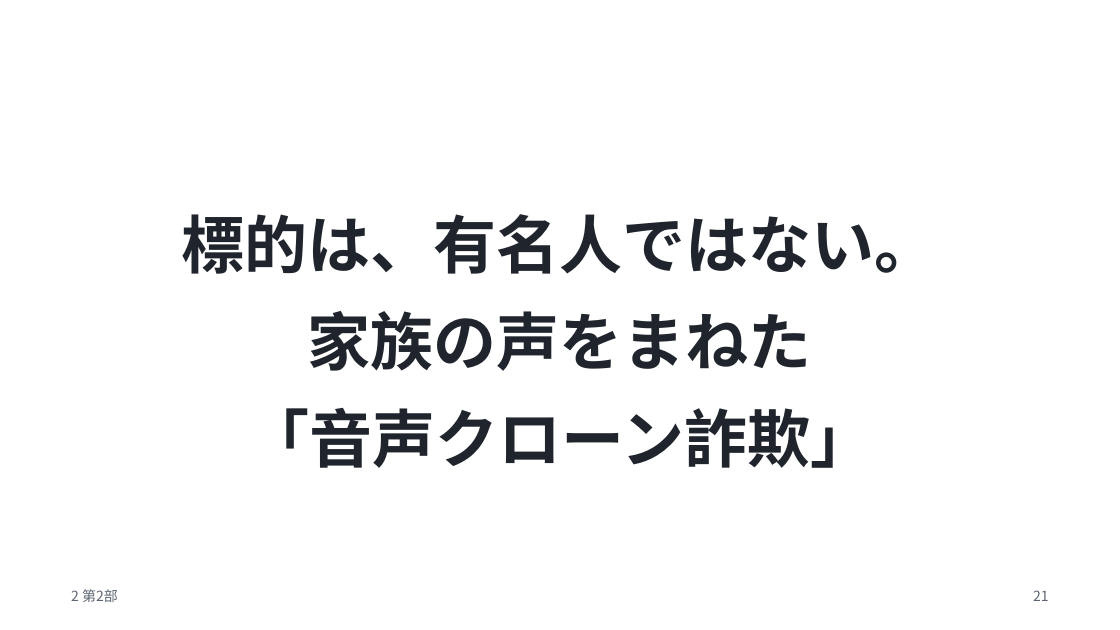
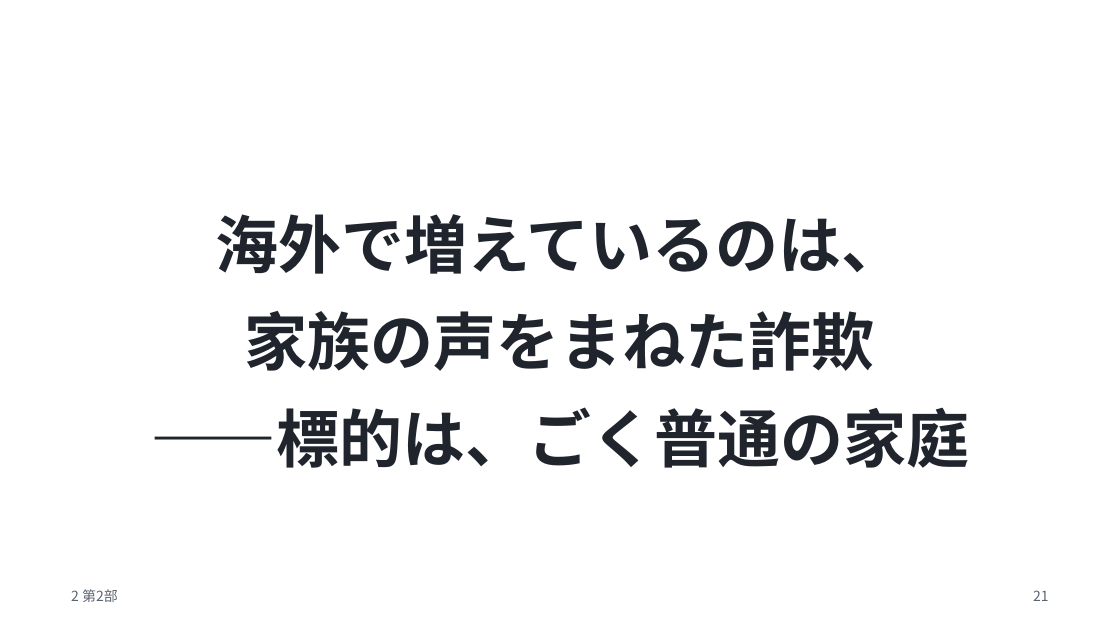
Before and after one commit to meitekku/deepfake-talk-v2, a slide deck: slide 21 of slides/deepfake-talk.pptx. Drawn at 1120x630 pixels with LibreOffice and Linux fonts; fonts in the diff are those of the drawing. Boxes give left, top, right and bottom in pixels: in the first picture for what was removed or moved away, otherwise in the second. Text is boxed around its words. In the diff, an @@ line names an element or a change of style, - is before the commit and + after.

Commit message:
音声クローン詐欺の大見出しを分かりやすい文に修正

```diff
--- a/slides/deepfake-talk.pptx
+++ b/slides/deepfake-talk.pptx
@@ text at bbox=[150, 214, 969, 468]: text changed @@
-標的は、有名人ではない。
-家族の声をまねた
-「音声クローン詐欺」
+海外で増えているのは、
+家族の声をまねた詐欺
+——標的は、ごく普通の家庭
```
Also in this commit, not shown: 2 other files.
